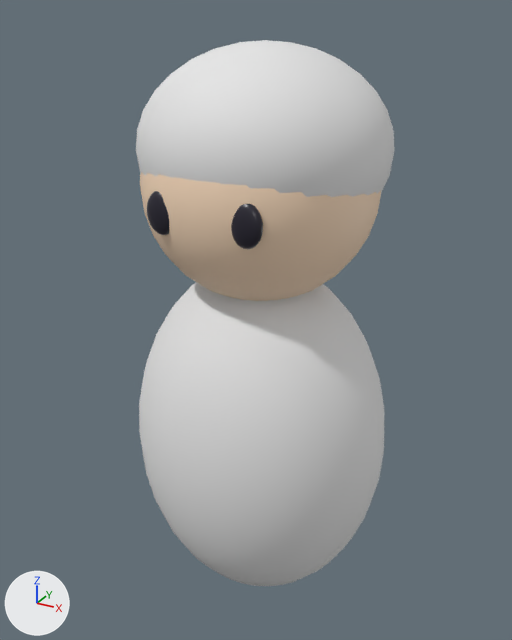
Two versions of the glTF model assets/npc.glb, one commit apart.
Camera for both pictures: a 50 mm lens placed at (0.839, -1.551, 1.616), pointed at (-0.013, -0.003, 0.842). Every picture has the same lights, and +X, +Y and +Z are marked at lower left. The picture after the commit comes second. Where no turn or scale is listed for an object, it has been applied to the vertices.

The scene before the commit, as lines of its bpy script (objects in view):
```python
me_npc_body = bpy.data.meshes.new('npc_body')
me_npc_body.from_pydata(...)  # a UV sphere (32 segments, 16 rings, poles along z) spanning x -0.36..0.36, y -0.324..0.324, z -0.504..0.504
me_npc_body.materials.append(mat_npc_cloth)  # white #e6e6e6
me_npc_eyel = bpy.data.meshes.new('npc_eyeL')
me_npc_eyel.from_pydata(...)  # a UV sphere (32 segments, 16 rings, poles along z) spanning x -0.04..0.04, y -0.02..0.02, z -0.052..0.052
me_npc_eyel.materials.append(mat_dark)  # dark blue #242130
me_npc_eyer = bpy.data.meshes.new('npc_eyeR')
me_npc_eyer.from_pydata(...)  # a UV sphere (32 segments, 16 rings, poles along z) spanning x -0.04..0.04, y -0.02..0.02, z -0.052..0.052
me_npc_eyer.materials.append(mat_dark)  # dark blue #242130
me_npc_hat = bpy.data.meshes.new('npc_hat')
me_npc_hat.from_pydata(...)  # a UV sphere (32 segments, 16 rings, poles along z) spanning x -0.316..0.316, y -0.316..0.316, z -0.248..0.248
me_npc_hat.materials.append(mat_npc_cloth)  # white #e6e6e6
me_npc_head_mesh = bpy.data.meshes.new('npc_head_mesh')
me_npc_head_mesh.from_pydata(...)  # a UV sphere (32 segments, 16 rings, poles along z) spanning x -0.3..0.3, y -0.3..0.3, z -0.3..0.3
me_npc_head_mesh.materials.append(mat_npc_skin)  # beige #fadcbe
ob_npc_body = bpy.data.objects.new('npc_body', me_npc_body)
ob_npc_body.location = (0.0, 0.0, 0.5)
ob_npc_eyel = bpy.data.objects.new('npc_eyeL', me_npc_eyel)
ob_npc_eyel.location = (-0.11, -0.27, 1.19)
ob_npc_eyer = bpy.data.objects.new('npc_eyeR', me_npc_eyer)
ob_npc_eyer.location = (0.11, -0.27, 1.19)
ob_npc_hat = bpy.data.objects.new('npc_hat', me_npc_hat)
ob_npc_hat.location = (0.0, 0.02, 1.3)
ob_npc_head_mesh = bpy.data.objects.new('npc_head_mesh', me_npc_head_mesh)
ob_npc_head_mesh.location = (0.0, 0.0, 1.22)
```
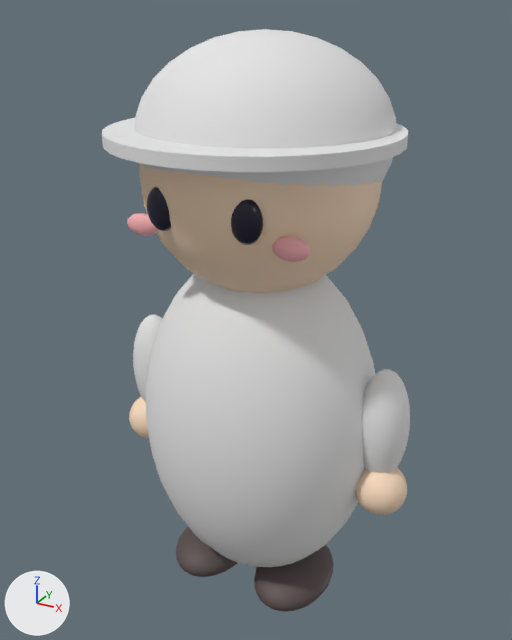
Edits to the bpy script that builds the scene:
```text
Change me_npc_body:
    remove me_npc_body.from_pydata(...)  # 482 vertices, 960 faces; spans x -0.36..0.36, y -0.324..0.324, z -0.504..0.504
    add me_npc_body.from_pydata(...)  # 482 vertices, 960 faces; spans x -0.34..0.34, y -0.299..0.299, z -0.493..0.493
    me_npc_body part 1: 482 of 482 vertices moved; they spanned x -0.36..0.36, y -0.324..0.324, z -0.504..0.504 and now span x -0.34..0.34, y -0.299..0.299, z -0.493..0.493; mean shift (0.0, 0.0, 0.0)
Change me_npc_hat:
    remove me_npc_hat.from_pydata(...)  # 482 vertices, 960 faces; spans x -0.316..0.316, y -0.316..0.316, z -0.248..0.248
    add me_npc_hat.from_pydata(...)  # 482 vertices, 960 faces; spans x -0.319..0.319, y -0.319..0.319, z -0.242..0.242
    me_npc_hat part 2: the whole mesh is scaled about its middle by (1.01, 1.01, 0.975)
Change ob_npc_body:
    ob_npc_body.location: (0.0, 0.0, 0.5) -> (0.0, 0.0, 0.55)
Change ob_npc_eyel:
    ob_npc_eyel.location: (-0.11, -0.27, 1.19) -> (-0.11, -0.27, 1.2)
Change ob_npc_eyer:
    ob_npc_eyer.location: (0.11, -0.27, 1.19) -> (0.11, -0.27, 1.2)
Change ob_npc_hat:
    ob_npc_hat.location: (0.0, 0.02, 1.3) -> (0.0, 0.02, 1.33)
Change ob_npc_head_mesh:
    ob_npc_head_mesh.location: (0.0, 0.0, 1.22) -> (0.0, 0.0, 1.24)
Add ob_npc_hat_brim:
    ob_npc_hat_brim = bpy.data.objects.new('npc_hat_brim', me_npc_hat_brim)  # a 32-sided cylinder along z spanning x -0.36..0.36, y -0.36..0.36, z -0.015..0.015; in mat_npc_cloth (white #e6e6e6)
    ob_npc_hat_brim.location = (0.0, -0.03, 1.34)
Add ob_npc_cheekr:
    ob_npc_cheekr = bpy.data.objects.new('npc_cheekR', me_npc_cheekr)  # a UV sphere (32 segments, 16 rings, poles along z) spanning x -0.045..0.045, y -0.018..0.018, z -0.027..0.027; in mat_pink (pink #fdb4b9)
    ob_npc_cheekr.location = (0.198, -0.23, 1.14)
Add ob_npc_cheekl:
    ob_npc_cheekl = bpy.data.objects.new('npc_cheekL', me_npc_cheekr.copy())
    ob_npc_cheekl.location = (-0.198, -0.23, 1.14)
Add ob_npc_handr:
    ob_npc_handr = bpy.data.objects.new('npc_handR', me_npc_handr)  # a UV sphere (32 segments, 16 rings, poles along z) spanning x -0.07..0.07, y -0.07..0.07, z -0.07..0.07; in mat_npc_skin (beige #fadcbe)
    ob_npc_handr.location = (0.378, -0.02, 0.44)
Add ob_npc_handl:
    ob_npc_handl = bpy.data.objects.new('npc_handL', me_npc_handr.copy())
    ob_npc_handl.location = (-0.378, -0.02, 0.44)
Add ob_npc_footr:
    ob_npc_footr = bpy.data.objects.new('npc_footR', me_npc_footr)  # a UV sphere (32 segments, 16 rings, poles along z) spanning x -0.11..0.11, y -0.154..0.154, z -0.06..0.06; in mat_npc_shoe (dark grey #594b4b)
    ob_npc_footr.location = (0.14, -0.04, 0.06)
Add ob_npc_footl:
    ob_npc_footl = bpy.data.objects.new('npc_footL', me_npc_footr.copy())
    ob_npc_footl.location = (-0.14, -0.04, 0.06)
Add ob_npc_armr:
    ob_npc_armr = bpy.data.objects.new('npc_armR', me_npc_armr)  # a UV sphere (32 segments, 16 rings, poles along z) spanning x -0.068..0.068, y -0.068..0.068, z -0.162..0.162; in mat_npc_cloth (white #e6e6e6)
    ob_npc_armr.location = (0.364, 0.0, 0.62)
Add ob_npc_arml:
    ob_npc_arml = bpy.data.objects.new('npc_armL', me_npc_armr.copy())
    ob_npc_arml.location = (-0.364, 0.0, 0.62)
```

Pixel boxes (x1, y1, x2, y2) of what changed, in the pictures (512 x 640 px):
'npc_body', reshaped, moved (7% narrower): before (139, 282, 384, 586); after (146, 274, 375, 567)
'npc_hat', moved, rescaled: before (136, 40, 395, 197); after (134, 29, 396, 186)
'npc_head_mesh', moved: before (140, 172, 381, 301); after (139, 165, 382, 293)
'npc_hat_brim', added: after (102, 118, 408, 172)
'npc_armR', added: after (362, 369, 410, 473)
'npc_footR', added: after (254, 545, 334, 612)
'npc_handR', added (beige): after (355, 468, 407, 515)
'npc_footL', added: after (176, 526, 238, 577)
'npc_eyeR', moved: before (231, 204, 263, 249); after (231, 199, 263, 245)
'npc_armL', added: after (133, 315, 162, 402)
'npc_eyeL', moved: before (147, 191, 170, 235); after (147, 187, 171, 231)
'npc_cheekR', added: after (272, 237, 310, 262)
'npc_handL', added (beige): after (129, 397, 149, 439)
'npc_cheekL', added (pink): after (127, 213, 157, 236)
